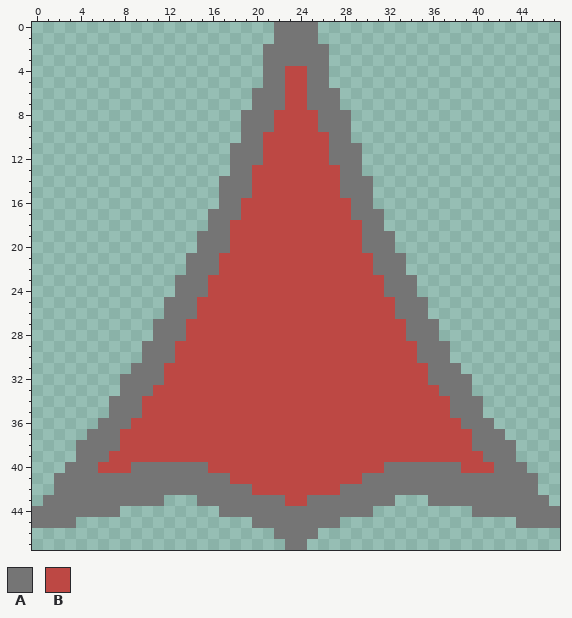
Pixel-art file, stored at lockdeck/assets/game/view more button.aseprite. Above is the file before it was changed.
48x48 pixels, 1 frame.
Palette (. is transparent): A #757575  B #bd4844
Once edited:
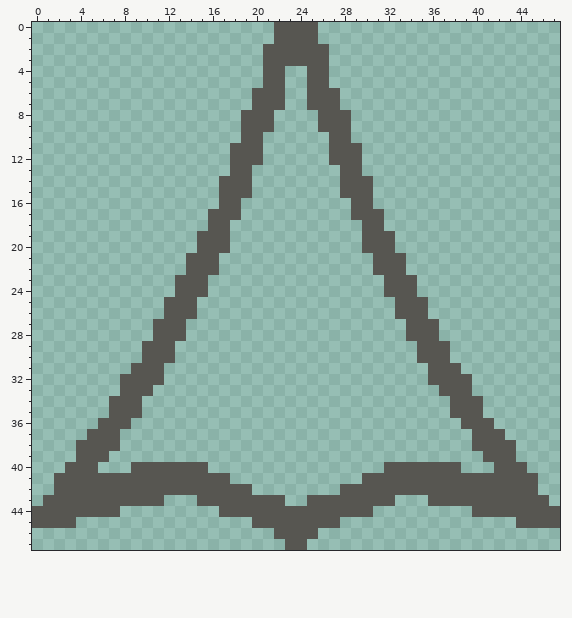
The edit:
layer "Layer 2" now hidden
@@ palette @@
-A #757575
+A #575651
@@ x 0..47 @@
  3 .....................AAAAAA.....................
- 4 .....................AABBAA.....................
- 5 .....................AABBAA.....................
- 6 ....................AAABBAAA....................
- 7 ....................AAABBAAA....................
- 8 ...................AAABBBBAAA...................
- 9 ...................AAABBBBAAA...................
-10 ...................AABBBBBBAA...................
-11 ..................AAABBBBBBAAA..................
-12 ..................AAABBBBBBAAA..................
-13 ..................AABBBBBBBBAA..................
-14 .................AAABBBBBBBBAAA.................
-15 .................AAABBBBBBBBAAA.................
-16 .................AABBBBBBBBBBAA.................
-17 ................AAABBBBBBBBBBAAA................
-18 ................AABBBBBBBBBBBBAA................
-19 ...............AAABBBBBBBBBBBBAAA...............
-20 ...............AAABBBBBBBBBBBBAAA...............
-21 ..............AAABBBBBBBBBBBBBBAAA..............
-22 ..............AAABBBBBBBBBBBBBBAAA..............
-23 .............AAABBBBBBBBBBBBBBBBAAA.............
-24 .............AAABBBBBBBBBBBBBBBBAAA.............
-25 ............AAABBBBBBBBBBBBBBBBBBAAA............
-26 ............AAABBBBBBBBBBBBBBBBBBAAA............
-27 ...........AAABBBBBBBBBBBBBBBBBBBBAAA...........
-28 ...........AAABBBBBBBBBBBBBBBBBBBBAAA...........
-29 ..........AAABBBBBBBBBBBBBBBBBBBBBBAAA..........
-30 ..........AAABBBBBBBBBBBBBBBBBBBBBBAAA..........
-31 .........AAABBBBBBBBBBBBBBBBBBBBBBBBAAA.........
-32 ........AAAABBBBBBBBBBBBBBBBBBBBBBBBAAAA........
-33 ........AAABBBBBBBBBBBBBBBBBBBBBBBBBBAAA........
-34 .......AAABBBBBBBBBBBBBBBBBBBBBBBBBBBBAAA.......
-35 .......AAABBBBBBBBBBBBBBBBBBBBBBBBBBBBAAA.......
-36 ......AAABBBBBBBBBBBBBBBBBBBBBBBBBBBBBBAAA......
-37 .....AAABBBBBBBBBBBBBBBBBBBBBBBBBBBBBBBBAAA.....
-38 ....AAAABBBBBBBBBBBBBBBBBBBBBBBBBBBBBBBBAAAA....
-39 ....AAABBBBBBBBBBBBBBBBBBBBBBBBBBBBBBBBBBAAA....
-40 ...AAABBBAAAAAAABBBBBBBBBBBBBBBBAAAAAAABBBAAA...
-41 ..AAAAAAAAAAAAAAAABBBBBBBBBBBBAAAAAAAAAAAAAAAA..
-42 ..AAAAAAAAAAAAAAAAAABBBBBBBBAAAAAAAAAAAAAAAAAA..
-43 .AAAAAAAAAAA...AAAAAAAABBAAAAAAAA...AAAAAAAAAAA.
+ 4 .....................AA..AA.....................
+ 5 .....................AA..AA.....................
+ 6 ....................AAA..AAA....................
+ 7 ....................AAA..AAA....................
+ 8 ...................AAA....AAA...................
+ 9 ...................AAA....AAA...................
+10 ...................AA......AA...................
+11 ..................AAA......AAA..................
+12 ..................AAA......AAA..................
+13 ..................AA........AA..................
+14 .................AAA........AAA.................
+15 .................AAA........AAA.................
+16 .................AA..........AA.................
+17 ................AAA..........AAA................
+18 ................AA............AA................
+19 ...............AAA............AAA...............
+20 ...............AAA............AAA...............
+21 ..............AAA..............AAA..............
+22 ..............AAA..............AAA..............
+23 .............AAA................AAA.............
+24 .............AAA................AAA.............
+25 ............AAA..................AAA............
+26 ............AAA..................AAA............
+27 ...........AAA....................AAA...........
+28 ...........AAA....................AAA...........
+29 ..........AAA......................AAA..........
+30 ..........AAA......................AAA..........
+31 .........AAA........................AAA.........
+32 ........AAAA........................AAAA........
+33 ........AAA..........................AAA........
+34 .......AAA............................AAA.......
+35 .......AAA............................AAA.......
+36 ......AAA..............................AAA......
+37 .....AAA................................AAA.....
+38 ....AAAA................................AAAA....
+39 ....AAA..................................AAA....
+40 ...AAA...AAAAAAA................AAAAAAA...AAA...
+41 ..AAAAAAAAAAAAAAAA............AAAAAAAAAAAAAAAA..
+42 ..AAAAAAAAAAAAAAAAAA........AAAAAAAAAAAAAAAAAA..
+43 .AAAAAAAAAAA...AAAAAAAA..AAAAAAAA...AAAAAAAAAAA.
 44 AAAAAAAA.........AAAAAAAAAAAAAA.........AAAAAAAA
